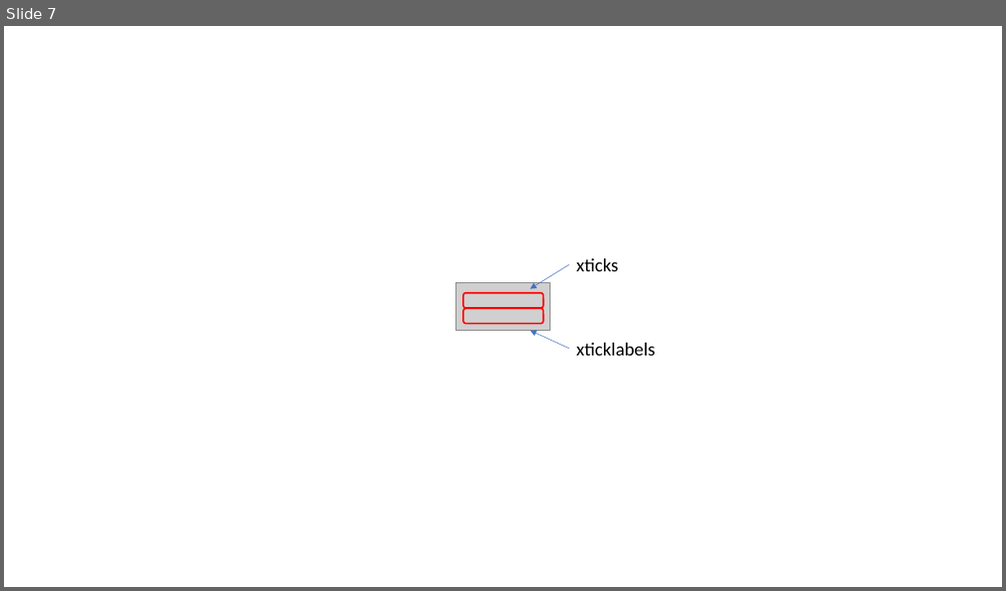
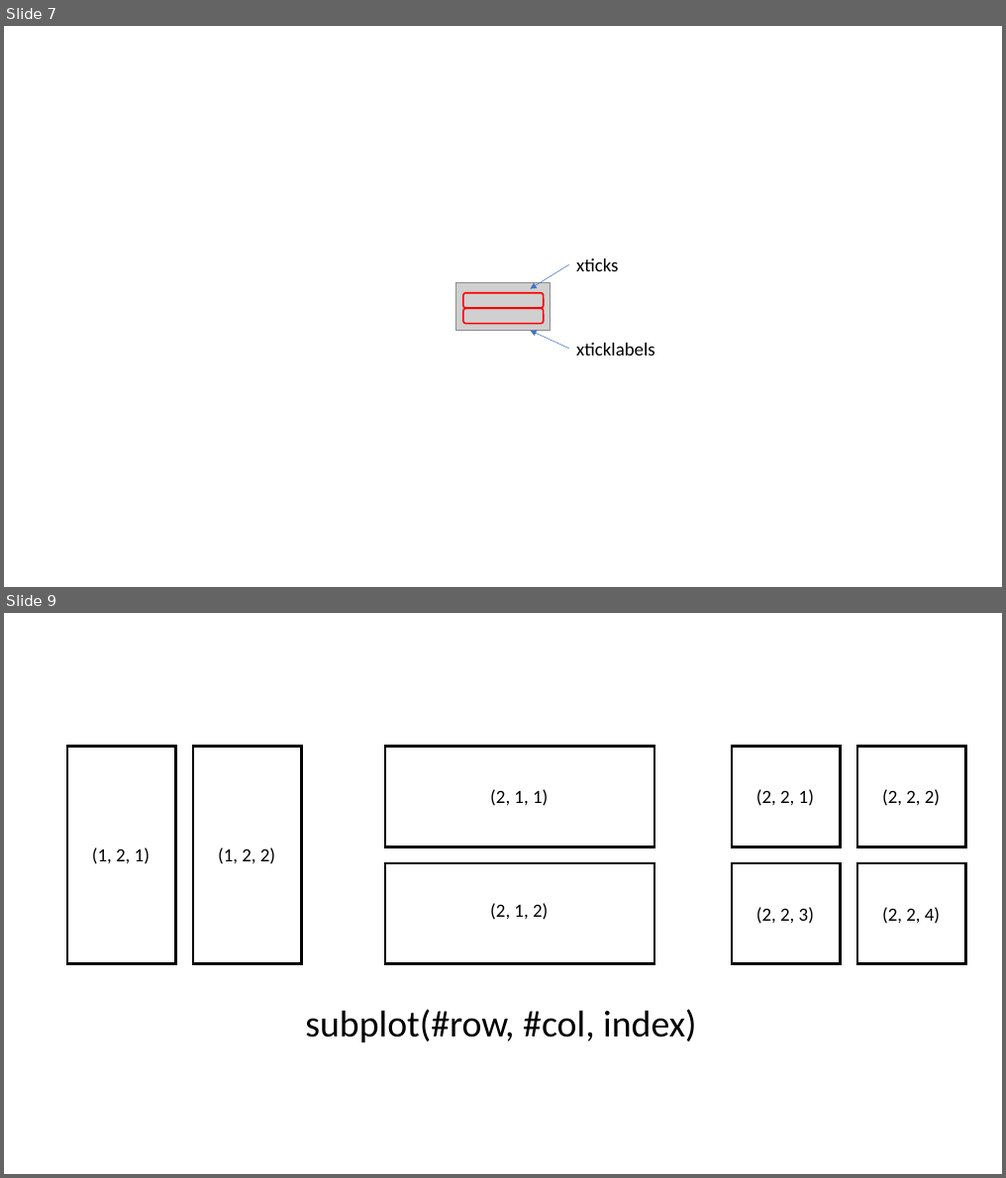
Before and after one commit to answeredbyablemind/answeredbyablemind.github.io, a slide deck: Wikidocs/pics/pics_2d_graphs.pptx. Shown one above the other, each under a label of ours: slide 7 before the commit, slides 7 and 9 after it; the slides between them are not shown. The pictures are 1006x591 and 1006x1178 pixels, drawn with LibreOffice and Linux fonts; fonts in the diff are those of the drawing; grey boxes stand for pictures. Boxes give left, top, right and bottom in pixels: in the first picture for what was removed or moved away, otherwise in the second. Text is boxed around its words. In the diff, an @@ line names an element or a change of style, - is before the commit and + after.

```diff
--- a/Wikidocs/pics/pics_2d_graphs.pptx
+++ b/Wikidocs/pics/pics_2d_graphs.pptx
@@ slide 9 added at [4, 613, 1002, 1174], background #FFFFFF @@
@@ rectangle added at [67, 747, 175, 964], fill #FFFFFF, outline #000000 2.25 pt @@
@@ rectangle added at [193, 747, 302, 964], fill #FFFFFF, outline #000000 2.25 pt @@
@@ rectangle added at [385, 747, 653, 848], fill #FFFFFF, outline #000000 2.25 pt @@
@@ rectangle added at [732, 747, 841, 848], fill #FFFFFF, outline #000000 2.25 pt @@
@@ rectangle added at [857, 747, 966, 848], fill #FFFFFF, outline #000000 2.25 pt @@
@@ text added at [490, 789, 548, 806], 18 pt, text #000000 @@
+(2, 1, 1)
@@ text added at [756, 789, 814, 806], 18 pt, text #000000 @@
+(2, 2, 1)
@@ text added at [882, 789, 940, 806], 18 pt, text #000000 @@
+(2, 2, 2)
@@ text added at [92, 848, 150, 864], 18 pt, text #000000 @@
+(1, 2, 1)
@@ text added at [218, 848, 275, 864], 18 pt, text #000000 @@
+(1, 2, 2)
@@ rectangle added at [385, 863, 653, 964], fill #FFFFFF, outline #000000 2.25 pt @@
@@ rectangle added at [732, 863, 841, 964], fill #FFFFFF, outline #000000 2.25 pt @@
@@ rectangle added at [857, 863, 966, 964], fill #FFFFFF, outline #000000 2.25 pt @@
@@ text added at [490, 903, 548, 920], 18 pt, text #000000 @@
+(2, 1, 2)
@@ text added at [756, 907, 814, 924], 18 pt, text #000000 @@
+(2, 2, 3)
@@ text added at [882, 907, 940, 924], 18 pt, text #000000 @@
+(2, 2, 4)
@@ text added at [305, 1009, 696, 1043], 36 pt, text #000000 @@
+subplot(#row, #col, index)
```
Also in this commit, not shown: 1 other slide added.
